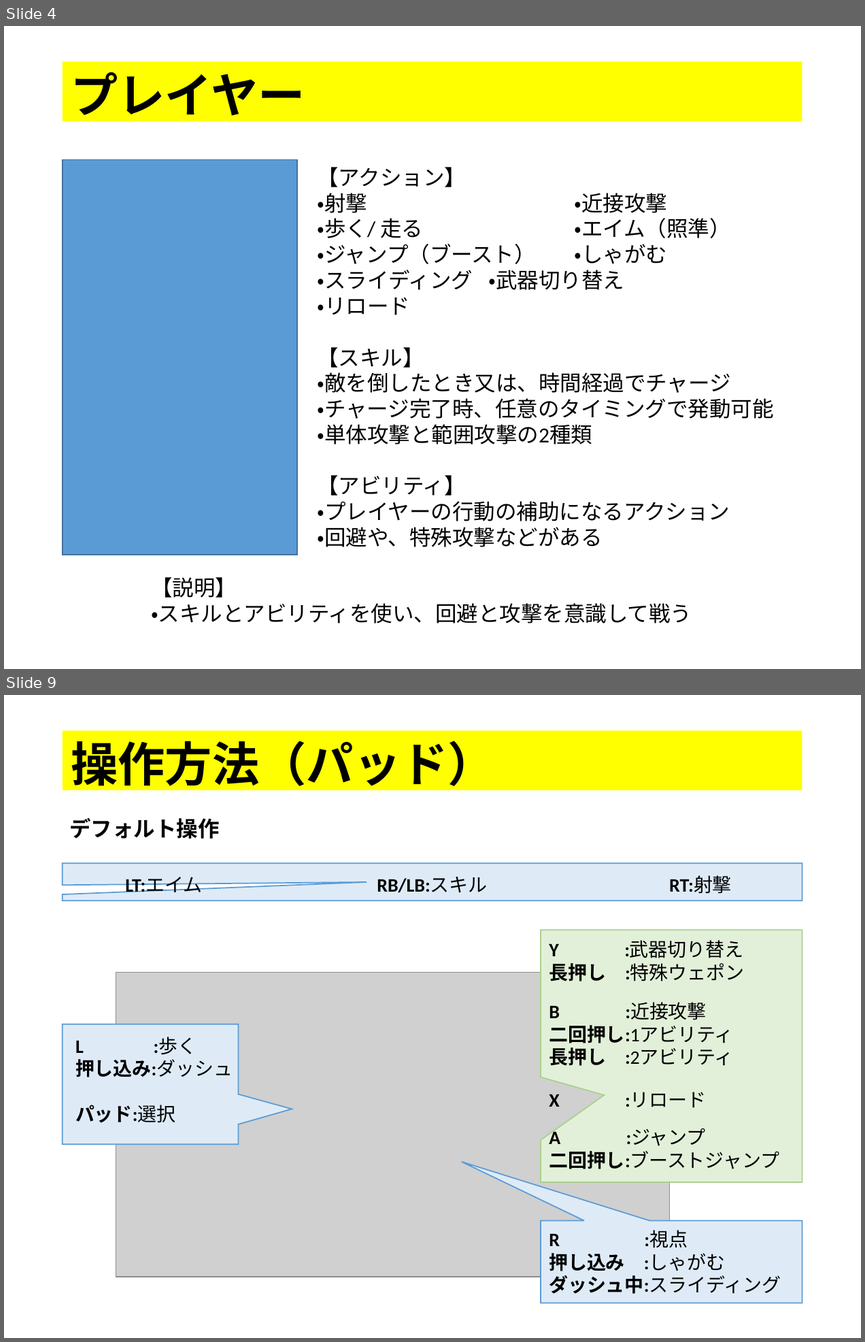
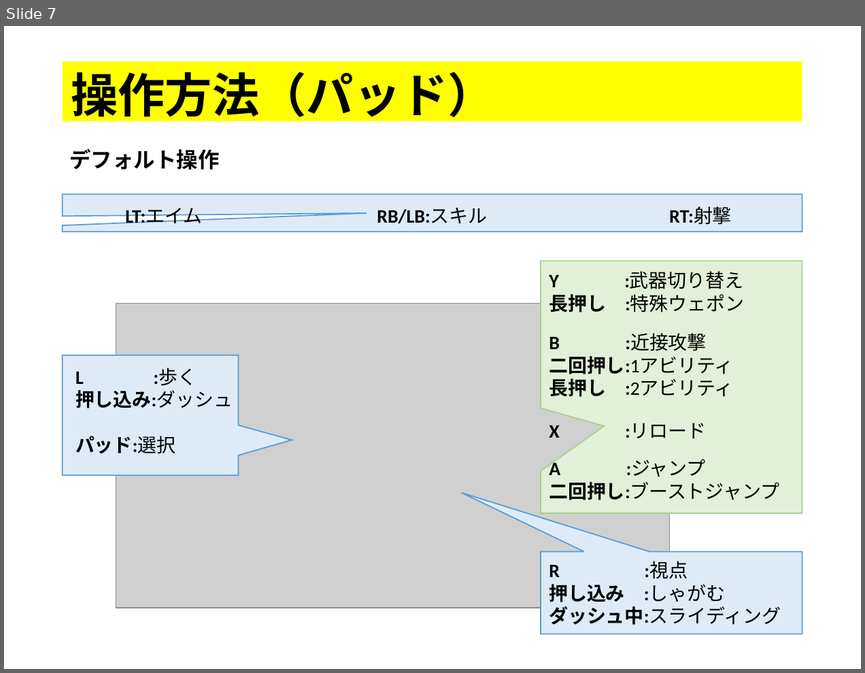
Before and after one commit to thi-bow/2017Team05, a slide deck: 企画/企画書/プレゼンテーション1.pptx. Shown one above the other, each under a label of ours: slides 4 and 9 before the commit, slide 7 after it; the slides between them are not shown. The pictures are 865x1342 and 865x673 pixels, drawn with LibreOffice and Linux fonts; fonts in the diff are those of the drawing; grey boxes stand for pictures. Boxes give left, top, right and bottom in pixels: in the first picture for what was removed or moved away, otherwise in the second. Text is boxed around its words. In the diff, an @@ line names an element or a change of style, - is before the commit and + after.

```diff
--- a/企画/企画書/プレゼンテーション1.pptx
+++ b/企画/企画書/プレゼンテーション1.pptx
@@ slide 4 removed at <box>4,26,861,669</box>, background #FFFFFF @@
@@ title removed at <box>62,62,802,121</box> @@
-プレイヤー
@@ rectangle removed at <box>62,160,297,554</box> @@
@@ text removed at <box>317,167,731,315</box> @@
-【アクション】
-・射撃 ・近接攻撃
-・歩く/ 走る ・エイム（照準）
-・ジャンプ（ブースト） ・しゃがむ
-・スライディング ・武器切り替え
-・リロード
@@ text removed at <box>317,347,773,444</box> @@
-【スキル】
-・敵を倒したとき又は、時間経過でチャージ
-・チャージ完了時、任意のタイミングで発動可能
-・単体攻撃と範囲攻撃の2種類
@@ text removed at <box>317,475,730,547</box> @@
-【アビリティ】
-・プレイヤーの行動の補助になるアクション
-・回避や、特殊攻撃などがある
@@ text removed at <box>151,577,691,623</box> @@
-【説明】
-・スキルとアビリティを使い、回避と攻撃を意識して戦う
@@ what was slide 9 is now slide 7 @@
```
Also in this commit, not shown: 5 slides changed, 1 slide added, 3 other slides removed, 13 other files.
